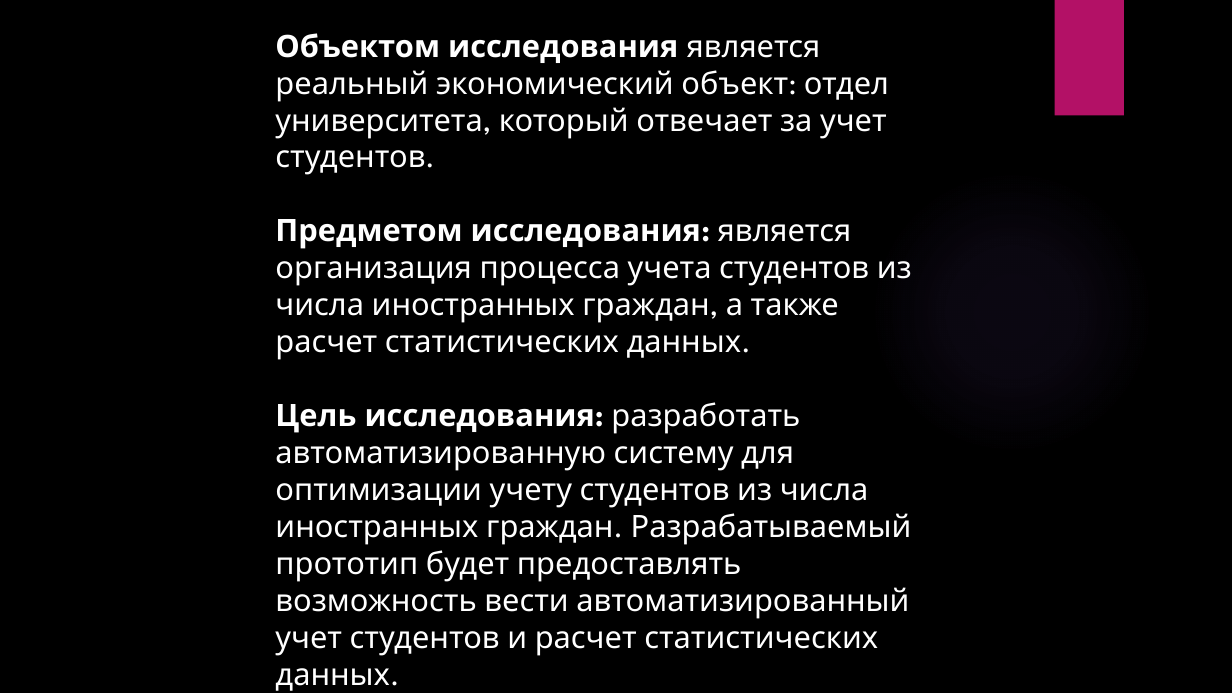
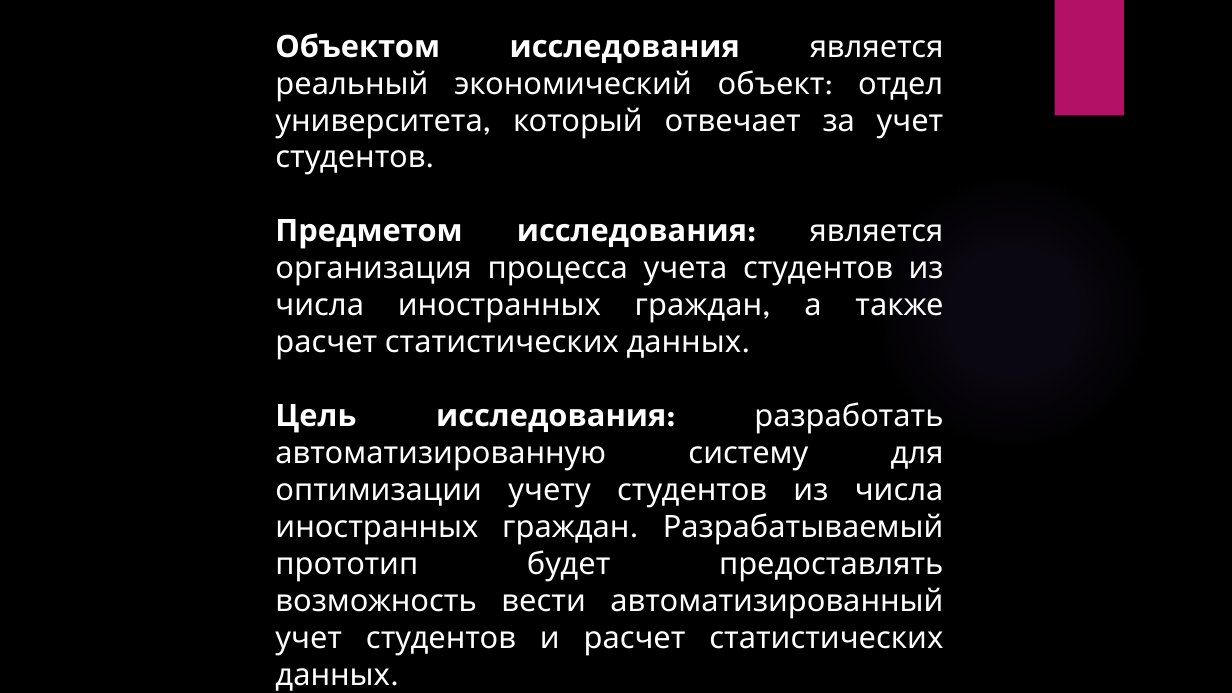
Before and after one commit to rokotov/inetnational-students, a slide deck: slide 2 of InetnationalStudents/Docs/Презентация.pptx. Drawn at 1232x693 pixels with LibreOffice and Linux fonts; fonts in the diff are those of the drawing; background and template pictures are left out. Boxes give left, top, right and bottom in pixels: in the first picture for what was removed or moved away, otherwise in the second. Text is boxed around its words. In the diff, an @@ line names an element or a change of style, - is before the commit and + after.

```diff
--- a/InetnationalStudents/Docs/Презентация.pptx
+++ b/InetnationalStudents/Docs/Презентация.pptx
@@ text "Объектом исследования является реальный экономический ..." at (275,33,944,691): alignment left to justified @@
```
Also in this commit, not shown: 1 slide added, 1 other file.
